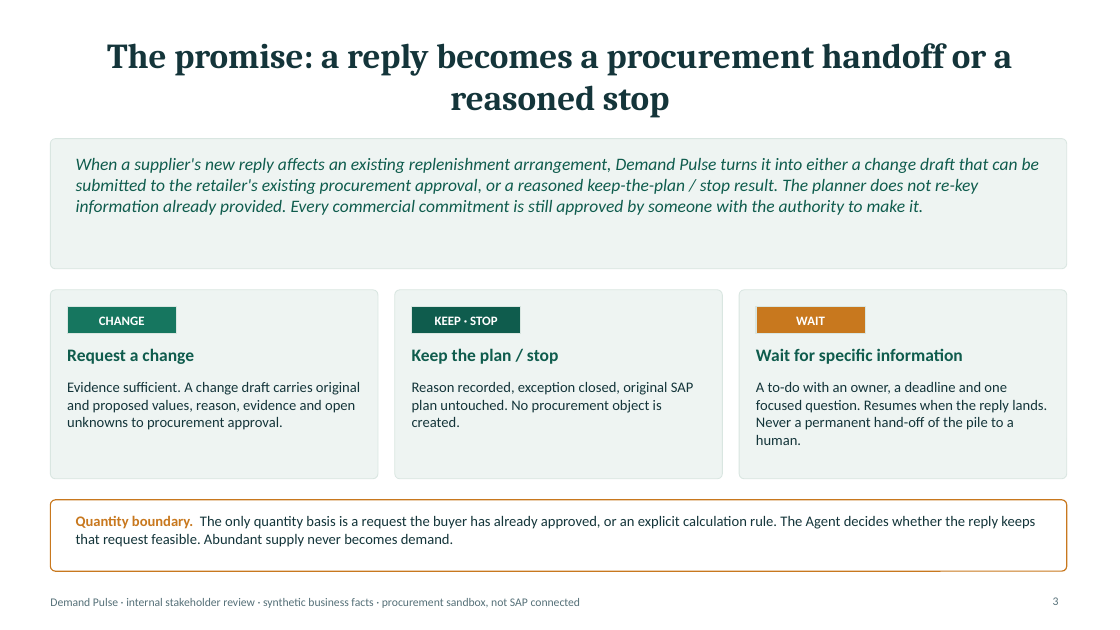
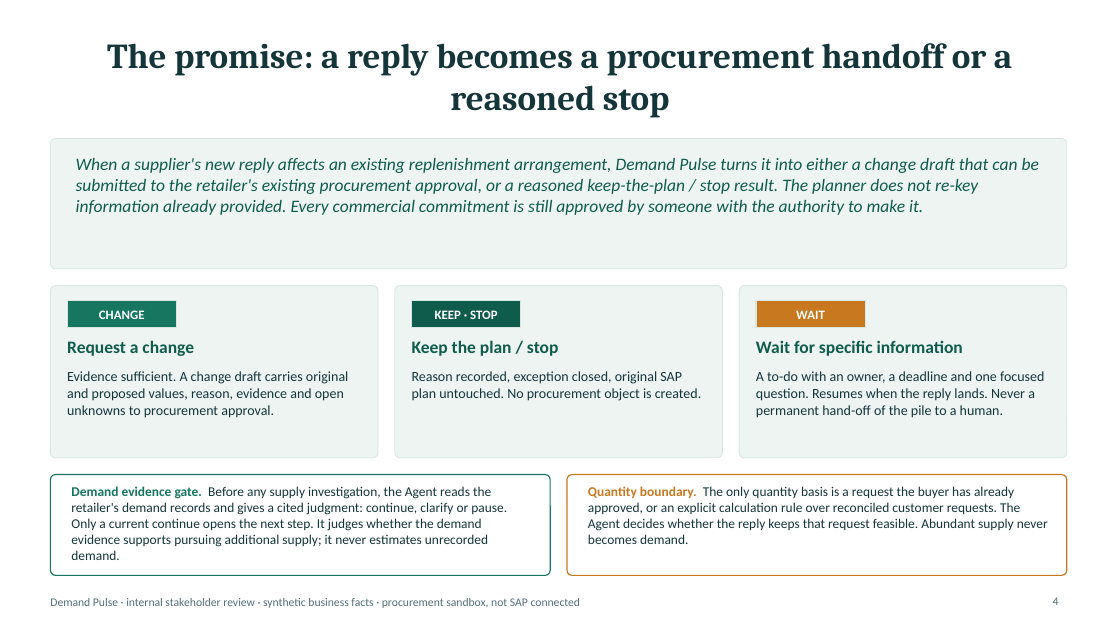
Before and after one commit to logisticPM/sap, a slide deck: slide 4 of presentations/SAP_Demand_Pulse_Business_Case_Deck.pptx (slide 3 before the commit). Drawn at 1120x630 pixels with LibreOffice and Linux fonts; fonts in the diff are those of the drawing. Boxes give left, top, right and bottom in pixels: in the first picture for what was removed or moved away, otherwise in the second. Text is boxed around its words. In the diff, an @@ line names an element or a change of style, - is before the commit and + after.

```diff
--- a/presentations/SAP_Demand_Pulse_Business_Case_Deck.pptx
+++ b/presentations/SAP_Demand_Pulse_Business_Case_Deck.pptx
@@ rounded rectangle: place and size @@
-rounded rectangle at bbox=[50, 290, 378, 479]
+rounded rectangle at bbox=[50, 286, 378, 458]
@@ rounded rectangle: place and size @@
-rounded rectangle at bbox=[395, 290, 723, 479]
+rounded rectangle at bbox=[395, 286, 723, 458]
@@ proportions changed in 3 elements at bbox=[50, 286, 378, 458], bbox=[395, 286, 723, 458], bbox=[739, 286, 1067, 458] @@
@@ rounded rectangle: place and size @@
-rounded rectangle at bbox=[739, 290, 1067, 479]
+rounded rectangle at bbox=[739, 286, 1067, 458]
@@ 3 texts, 3 rectangles: place and size @@
-3 texts, 3 rectangles at bbox=[67, 307, 865, 334]
+3 texts, 3 rectangles at bbox=[67, 301, 865, 328]
@@ 3 texts: place and size @@
-3 texts at bbox=[67, 348, 963, 364]
+3 texts at bbox=[67, 340, 963, 356]
@@ text "Evidence sufficient. A change draft ...": place and size @@
-text "Evidence sufficient. A change draft ..." at bbox=[67, 382, 360, 430]
+text "Evidence sufficient. A change draft ..." at bbox=[67, 371, 348, 418]
@@ text "Reason recorded, exception closed, original ...": place and size @@
-text "Reason recorded, exception closed, original ..." at bbox=[412, 382, 694, 427]
+text "Reason recorded, exception closed, original ..." at bbox=[412, 371, 701, 401]
@@ size 12.5 to 12 pt in 3 elements at bbox=[67, 371, 348, 418], bbox=[412, 371, 701, 401], bbox=[756, 371, 1044, 418] @@
@@ text "A to-do with an owner, ...": place and size @@
-text "A to-do with an owner, ..." at bbox=[756, 382, 1047, 445]
+text "A to-do with an owner, ..." at bbox=[756, 371, 1044, 418]
@@ rounded rectangle: place and size @@
-rounded rectangle at bbox=[50, 500, 1067, 571]
+rounded rectangle at bbox=[50, 475, 550, 576]
@@ rounded rectangle at bbox=[50, 475, 550, 576]: outline #C8781E 1 pt to #16765F 1 pt; proportions changed @@
@@ rounded rectangle added at bbox=[567, 475, 1067, 576], fill #FFFFFF, outline #C8781E 1 pt @@
@@ text added at bbox=[71, 486, 507, 560], 11.5 pt, text #14353A @@
+Demand evidence gate. Before any supply investigation, the Agent reads the retailer's demand records and gives a cited judgment: continue, clarify or pause. Only a current continue opens the next step. It judges whether the demand evidence supports pursuing additional supply; it never estimates unrecorded demand.
@@ text at bbox=[588, 486, 1048, 544]: text changed; size 12.5 to 11.5 pt @@
-Quantity boundary. The only quantity basis is a request the buyer has already approved, or an explicit calculation rule. The Agent decides whether the reply keeps that request feasible. Abundant supply never becomes demand.
+Quantity boundary. The only quantity basis is a request the buyer has already approved, or an explicit calculation rule over reconciled customer requests. The Agent decides whether the reply keeps that request feasible. Abundant supply never becomes demand.
@@ page number at bbox=[1053, 597, 1059, 605]: text changed @@
-3
+4
```
Also in this commit, not shown: 5 other slides changed, 5 slides added, 9 slides removed, 9 other files.
